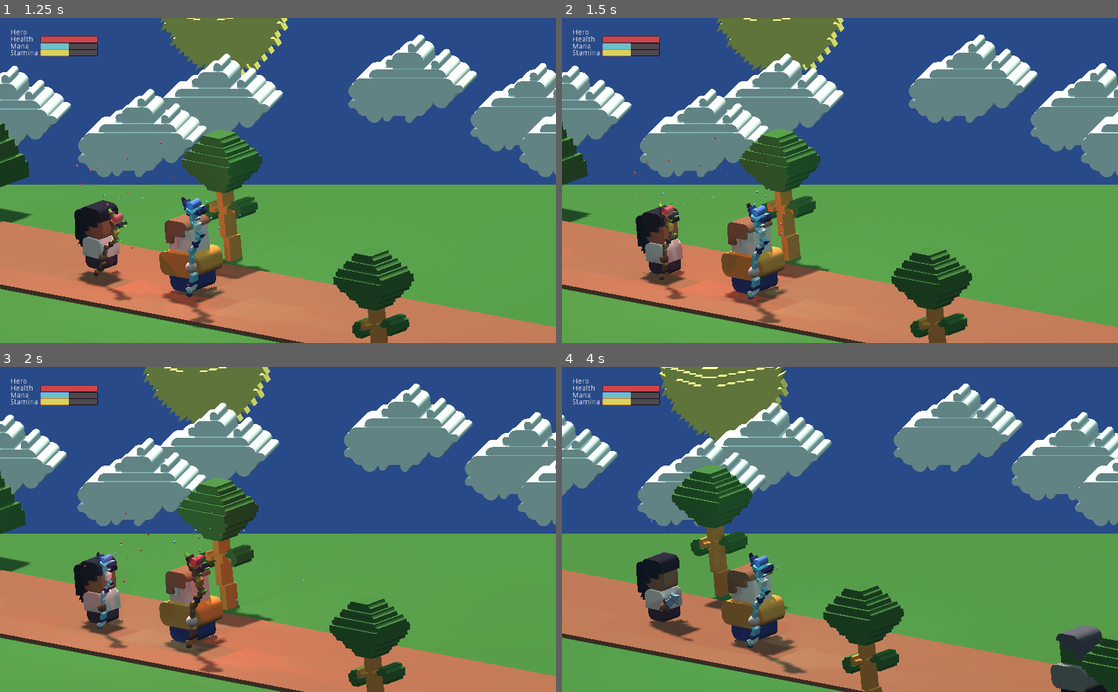
Above: before the commit, frames 1-4 (two rows, left to right).
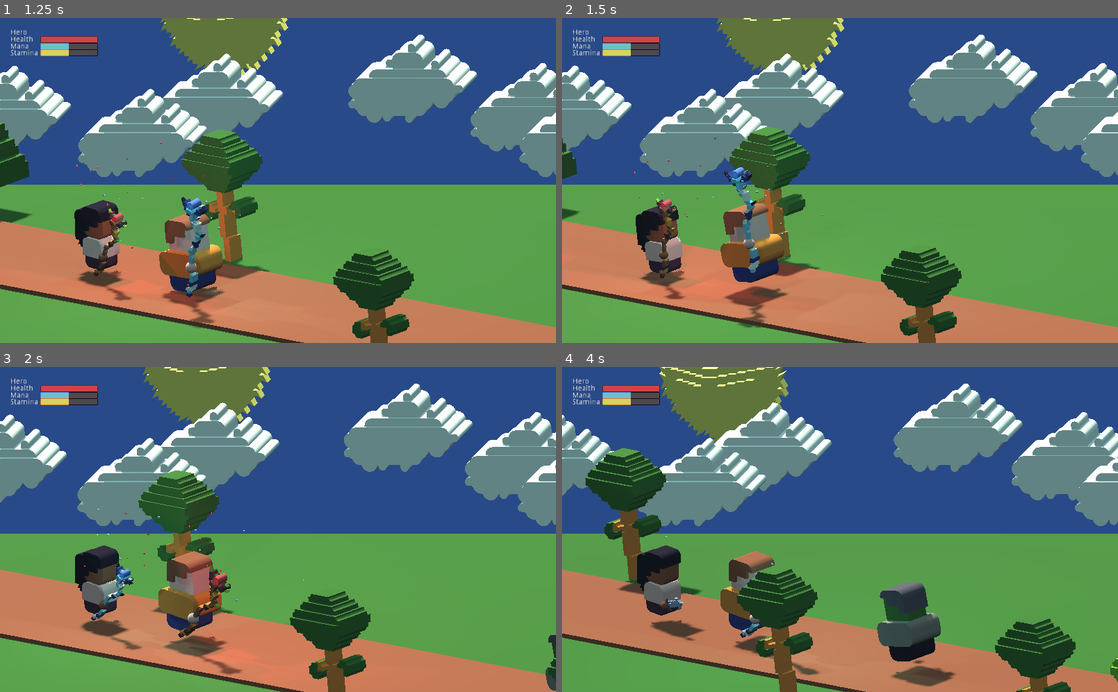
Above: after the commit, the same moments.

Repository: matt-cles/item-assistant
Game: Godot game, scene res://scenes/Main.tscn
Same seed, same stepped clock (60 frames per second), same inputs: the game is played once before the commit and once after it.
Inputs:
- Up to frame 1 (1.25 s): tap Enter (ui_accept) at 0.5, 0.77 s; hold Right (ui_right) from 0.53 s (still down)
- Up to frame 2 (1.5 s): release Right (ui_right) at 1.28 s; hold Down (ui_down) from 1.28 s (still down)
- Up to frame 3 (2 s): keep holding Down (ui_down); tap Enter (ui_accept) at 1.52 s
- Up to frame 4 (4 s): release Down (ui_down) at 2.03 s; hold Right (ui_right) 2.03-2.78 s; hold Up (ui_up) 2.78-3.53 s; tap Enter (ui_accept) at 3.02, 3.77 s; hold Left (ui_left) from 3.53 s (still down)

Frame 1 is identical in both runs. In frame 2, 7.3% of the frame differs, in the area x 0-74%, y 32-100%; in frame 3, 13%; in frame 4, 19%, in the area x 4-100%, y 25-100%.

Commit message:
update scripts for combat loop

Diff:
--- a/scripts/Enemy.gd
+++ b/scripts/Enemy.gd
@@ -4,30 +4,33 @@
 
 var moving = true
 var move_speed = 2
+var damage = 10
+var health = 100
 
 func _ready():
-	print($Area)
-	var _connected = $Area.connect("area_entered", self, 'combat_start')
-	print(_connected)
+	var _connected = $Area.connect("area_entered", self, 'initiate_combat')
 	_connected = events.connect("start_moving", self, "start_moving")
-	print(_connected)
 	_connected = events.connect("stop_moving", self, "stop_moving")
-	print(_connected)
+	_connected = events.connect("enemy_turn", self, "attack")
 	$AnimationPlayer.play("walk")
-
-func combat_start(body:Node):
-	print(body)
-	print('combat time')
-	events.emit_signal('stop_moving')
 
 func _process(delta):
 	translation.x += move_speed * delta * float(moving)
+
+func initiate_combat(body:Node):
+	events.emit_signal("stop_moving")
+
+func attack():
+	$AnimationPlayer.play("attack")
+	yield($AnimationPlayer, "animation_finished")
+	events.emit_signal("damage_hero", damage)
+	events.emit_signal("hero_turn")
+
 
 func start_moving():
 	$AnimationPlayer.play("walk")
 	moving = true
 
-
 func stop_moving():
 	$AnimationPlayer.play("still")
 	moving = false
--- a/scripts/Events.gd
+++ b/scripts/Events.gd
@@ -3,6 +3,8 @@
 signal give_hero_item
 signal damage_hero
 signal damage_enemy
+signal hero_turn
+signal enemy_turn
 signal stop_moving
 signal start_moving
 
@@ -15,6 +17,12 @@
 func emit_damage_enemy():
 	emit_signal("damage_enemy")
 
+func emit_hero_turn():
+	emit_signal("hero_turn")
+
+func emit_enemy_turn():
+	emit_signal("enemy_turn")
+
 func emit_stop_moving():
 	emit_signal("stop_moving")
 
--- a/scripts/Hero.gd
+++ b/scripts/Hero.gd
@@ -19,6 +19,7 @@
 func _ready():
 	var _connected = events.connect('stop_moving', self, 'stop_walking')
 	_connected = events.connect('start_moving', self, 'start_walking')
+	_connected = events.connect('hero_turn', self, 'attack')
 	_connected = events.connect('damage_hero', self, 'take_damage')
 	$AnimationPlayer.play("walk")
 	modify_health(max_health)
@@ -64,3 +65,12 @@
 func stop_walking():
 	walking = false
 	$AnimationPlayer.play("still")
+	attack()
+
+func attack():
+	$AnimationPlayer.play("attack")
+	yield($AnimationPlayer, "animation_finished")
+	var current_item:Item = get_weapon()
+	if current_item:
+		events.emit_signal("damage_enemy", current_item.damage)
+	events.emit_signal("enemy_turn")
--- a/scripts/Player.gd
+++ b/scripts/Player.gd
@@ -71,11 +71,11 @@
 
 
 func _process(_delta):
-	if Input.is_action_just_pressed("ui_down"):
-		events.emit_signal('stop_moving')
+	#if Input.is_action_just_pressed("ui_down"):
+	#	events.emit_signal('stop_moving')
 
-	if Input.is_action_just_pressed("ui_up"):
-		events.emit_signal("start_moving")
+	#if Input.is_action_just_pressed("ui_up"):
+	#	events.emit_signal("start_moving")
 
 	if Input.is_action_just_pressed("ui_right"):
 		next_weapon()
